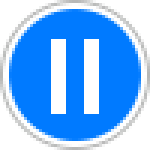
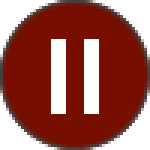
Two versions of the same layered image (150×150). Layer-by-layer changes:
painted on "Border" over [0, 0, 150, 150]
painted on "Background" over [0, 0, 150, 150]
